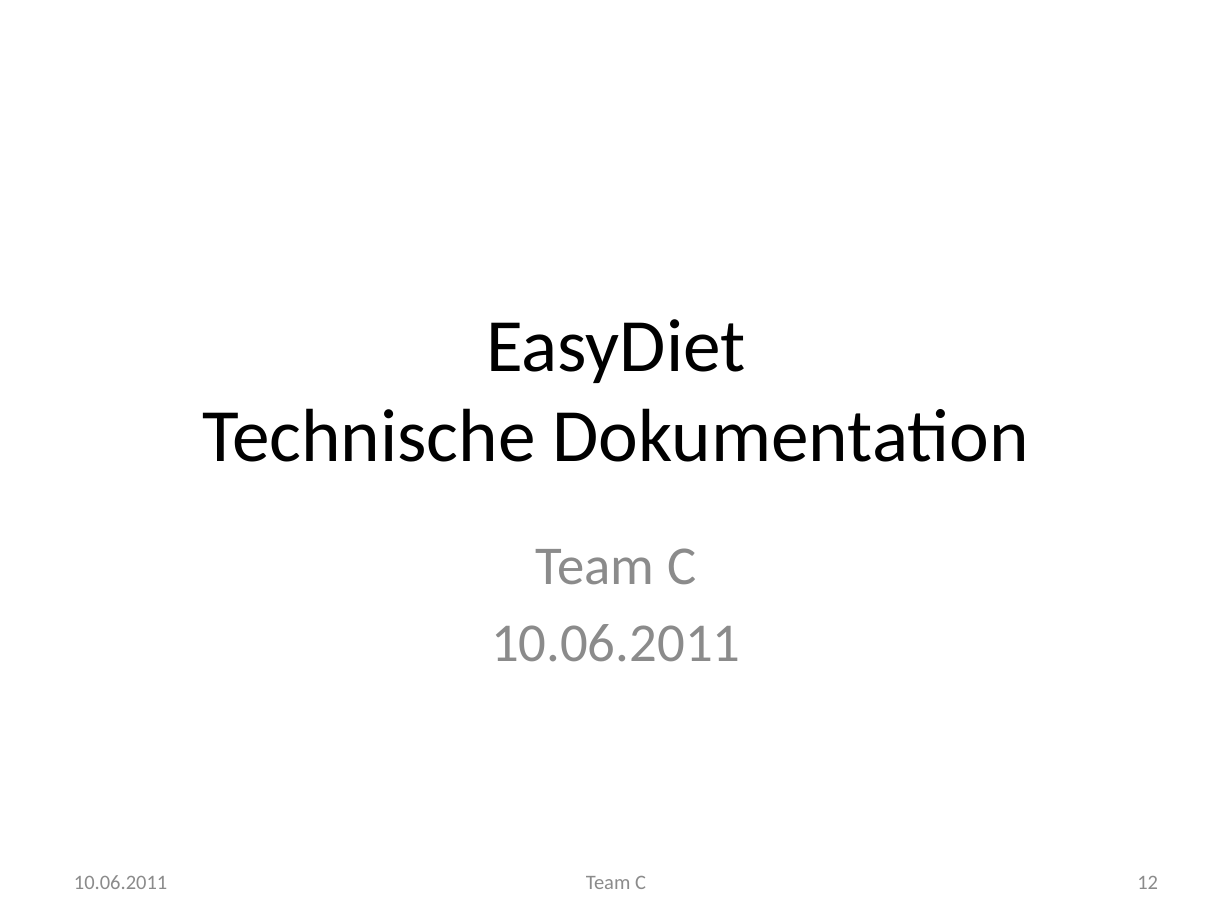
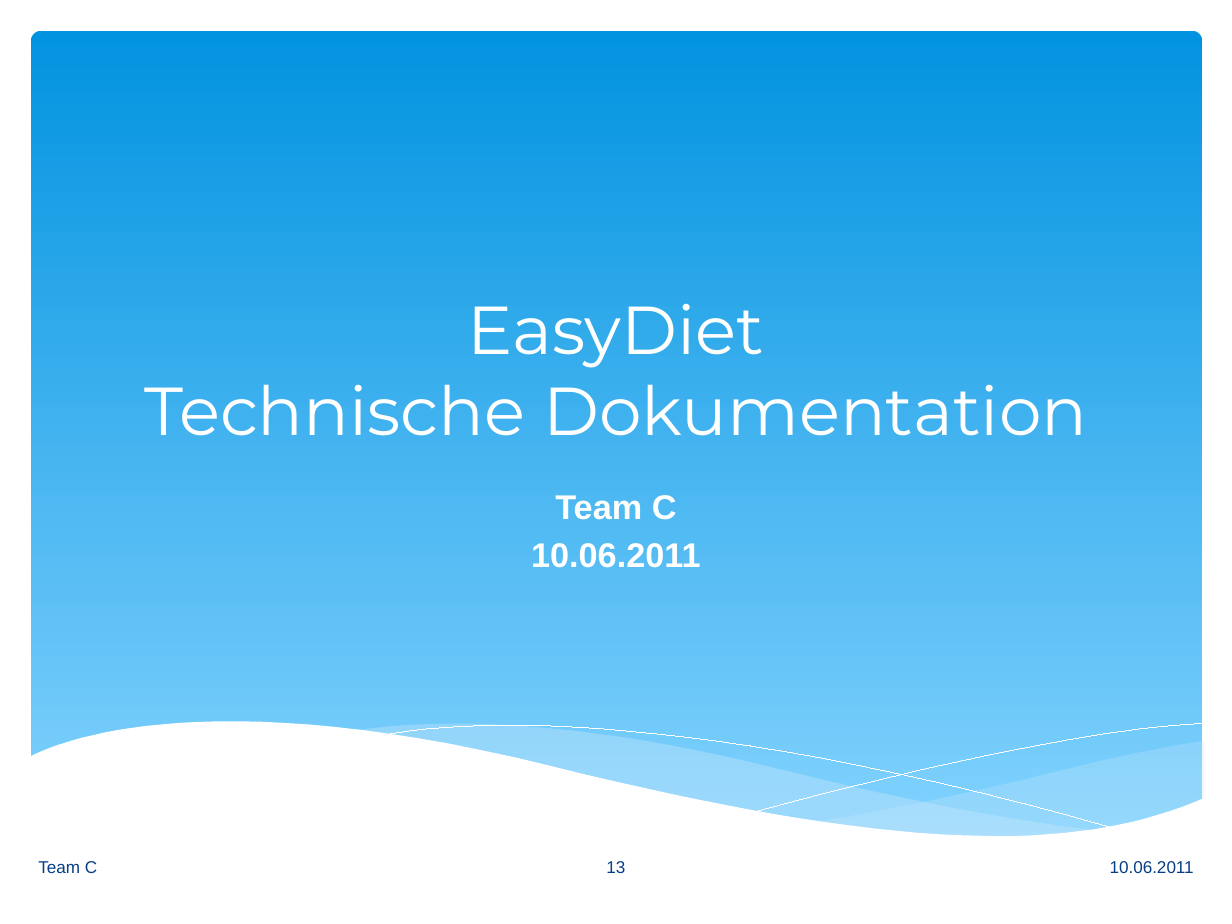
Before and after one commit to manuelTscholl/easydiet-team-c, a slide deck: slide 13 of doc/Abschluss/EasyDiet.pptx (slide 12 before the commit). Drawn at 1232x924 pixels with LibreOffice and Linux fonts; fonts in the diff are those of the drawing. Boxes give left, top, right and bottom in pixels: in the first picture for what was removed or moved away, otherwise in the second. Text is boxed around its words. In the diff, an @@ line names an element or a change of style, - is before the commit and + after.

```diff
--- a/doc/Abschluss/EasyDiet.pptx
+++ b/doc/Abschluss/EasyDiet.pptx
@@ rounded rectangle added at box(31, 31, 1202, 844), fill gradient #0293E0 to #83D3FE @@
@@ title "EasyDiet Technische Dokumentation": place and size @@
-title "EasyDiet Technische Dokumentation" at box(202, 319, 1029, 462)
+title "EasyDiet Technische Dokumentation" at box(144, 304, 1087, 436)
@@ title "EasyDiet Technische Dokumentation" at box(144, 304, 1087, 436): size 44 to 39.6 pt, font Calibri to Montserrat, text colour #000000 to #FFFFFF; vertical alignment middle to bottom @@
@@ subtitle "Team C": place and size @@
-subtitle "Team C" at box(491, 548, 740, 662)
+subtitle "Team C" at box(531, 495, 701, 568)
@@ subtitle "Team C" at box(531, 495, 701, 568): size 32 to 20 pt, font Calibri to Arial, text colour #8C8C8C to #FFFFFF, bold on; less space between paragraphs @@
@@ group added at box(28, 722, 1204, 902): 5 freeform shapes @@
@@ text "Team C": place and size @@
-text "Team C" at box(586, 876, 646, 889)
+text "Team C" at box(38, 861, 97, 873)
@@ text "Team C" at box(38, 861, 97, 873): size 12 to 10 pt, font Calibri to Arial, text colour #8C8C8C to #073E87; alignment centre to left @@
@@ page number added at box(606, 861, 625, 873), 10 pt, text #073E87 @@
+13
@@ text "10.06.2011": place and size @@
-text "10.06.2011" at box(74, 875, 167, 889)
+text "10.06.2011" at box(1110, 861, 1194, 873)
@@ text "10.06.2011" at box(1110, 861, 1194, 873): size 12 to 10 pt, font Calibri to Arial, text colour #8C8C8C to #073E87; alignment left to right @@
@@ page number removed at box(1137, 876, 1158, 889) @@
-12
```
Also in this commit, not shown: 25 other slides changed, 3 slides added.
